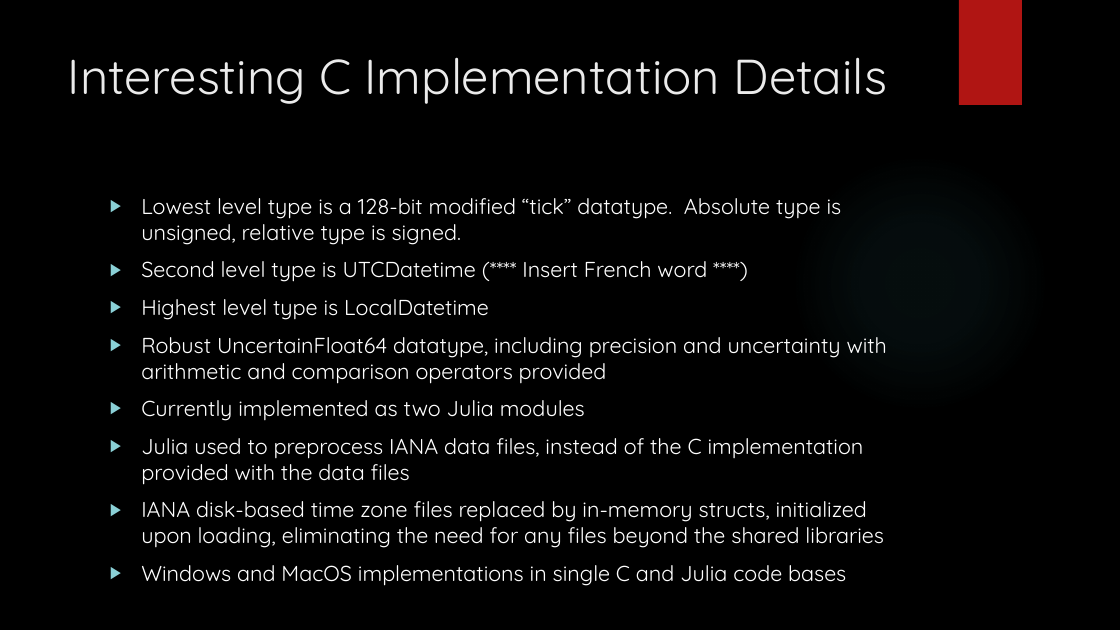
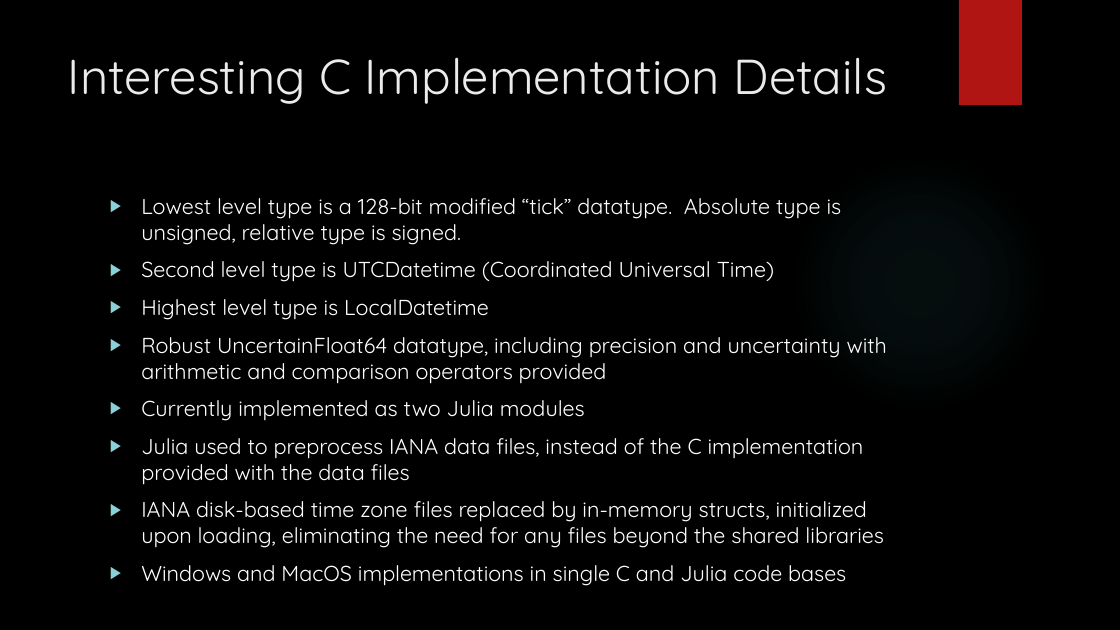
Before and after one commit to JayDweck/Ultimate-Datetime, a slide deck: slide 7 of Documents/JuliaCon 2019 Presentation.pptx (slide 6 before the commit). Drawn at 1120x630 pixels with LibreOffice and Linux fonts; fonts in the diff are those of the drawing; background and template pictures are left out. Boxes give left, top, right and bottom in pixels: in the first picture for what was removed or moved away, otherwise in the second. Text is boxed around its words. In the diff, an @@ line names an element or a change of style, - is before the commit and + after.

```diff
--- a/Documents/JuliaCon 2019 Presentation.pptx
+++ b/Documents/JuliaCon 2019 Presentation.pptx
@@ text at bbox=[141, 261, 774, 282]: text changed @@
-▶ Second level type is UTCDatetime (**** Insert French word ****)
+▶ Second level type is UTCDatetime (Coordinated Universal Time)
```
Also in this commit, not shown: 4 other slides changed, 1 slide added, 1 other file.
